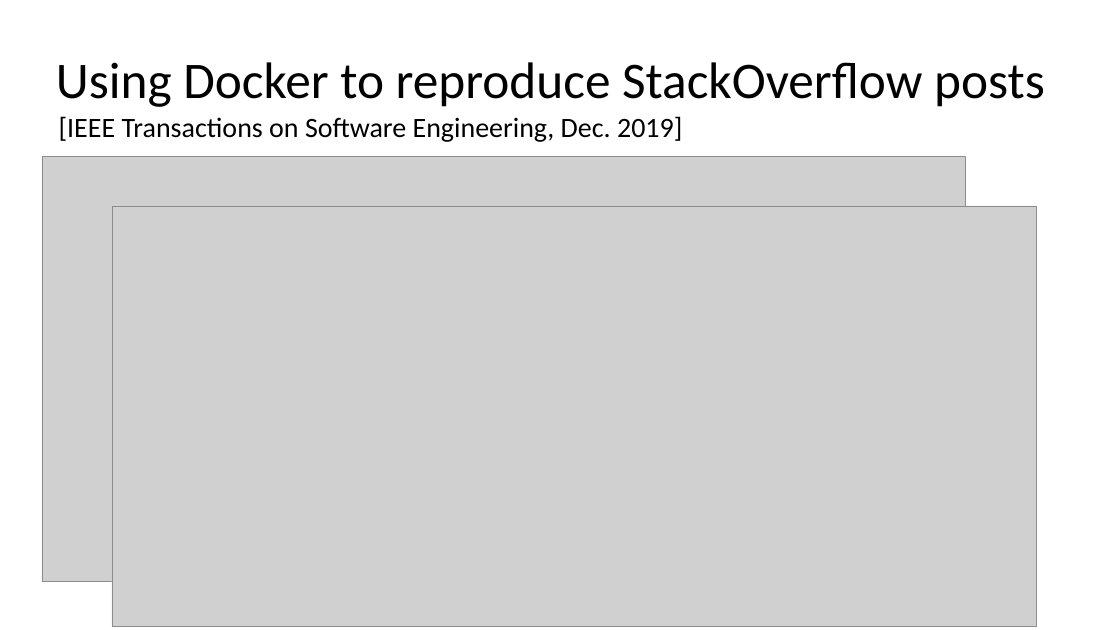
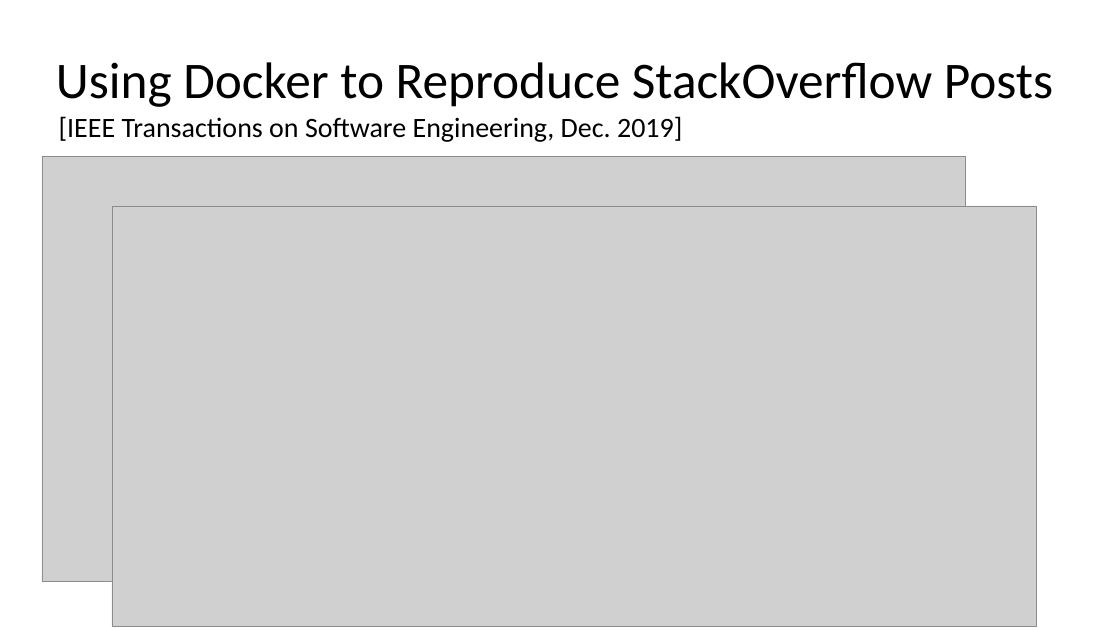
Before and after one commit to damorim/testing-cin-minicourse, a slide deck: slide 103 of testing-minicourse.pptx. Drawn at 1120x630 pixels with LibreOffice and Linux fonts; fonts in the diff are those of the drawing; grey boxes stand for pictures. Boxes give left, top, right and bottom in pixels: in the first picture for what was removed or moved away, otherwise in the second. Text is boxed around its words. In the diff, an @@ line names an element or a change of style, - is before the commit and + after.

```diff
--- a/testing-minicourse.pptx
+++ b/testing-minicourse.pptx
@@ title at (x1=56, y1=62, x2=1053, y2=107): text changed @@
-Using Docker to reproduce StackOverflow posts
+Using Docker to Reproduce StackOverflow Posts
```
Also in this commit, not shown: 10 other slides changed, 1 slide removed, 1 other file.
